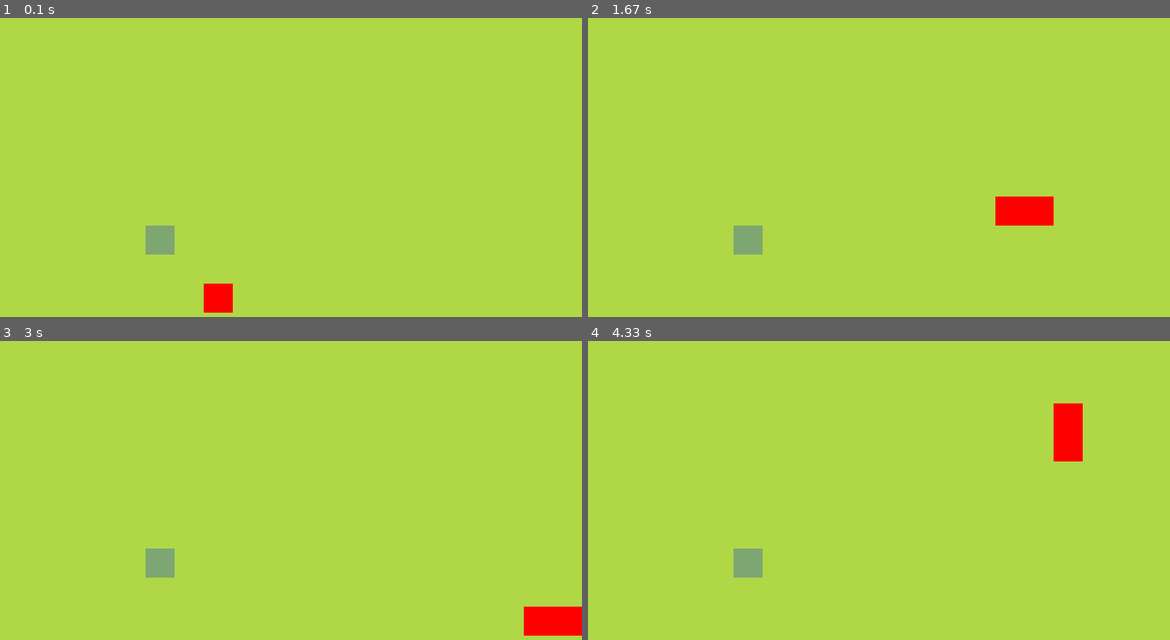
Above: before the commit, frames 1-4 (two rows, left to right).
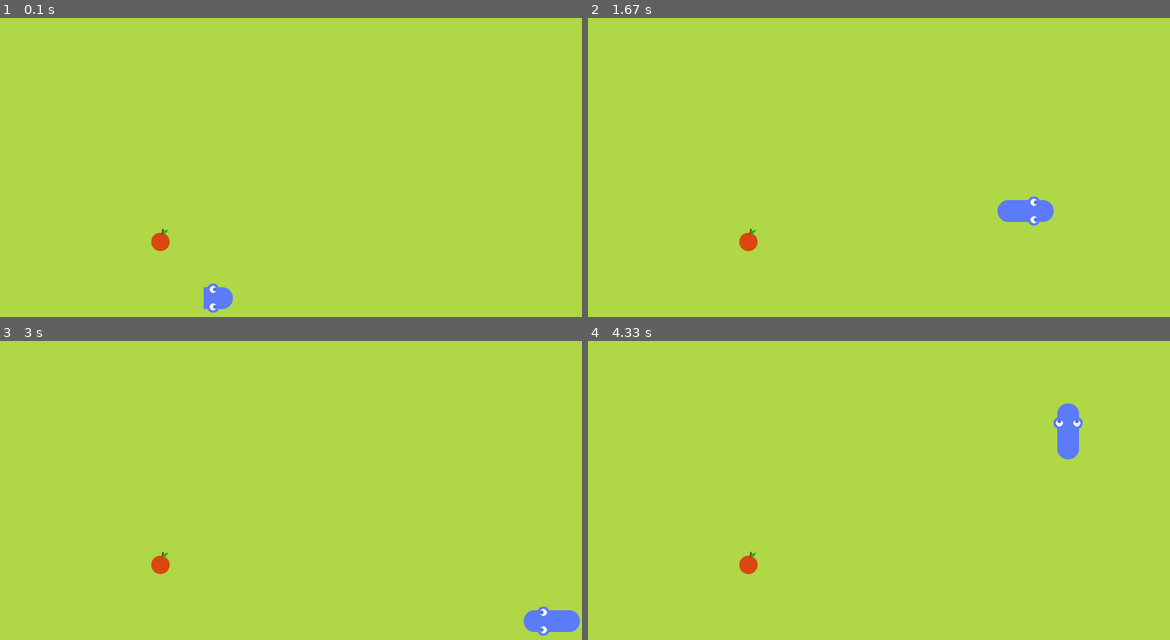
Above: after the commit, the same moments.

Repository: sean-d/pygame-snake
Game: pygame game, started from game.py
Two runs of this game, one before a commit and one after it. Both use one fixed random seed, a clock stepped at 60 frames per second and the inputs below.
Inputs:
- Up to frame 1 (0.1 s): no input
- Up to frame 2 (1.67 s): hold Right 0.33-0.8 s; hold Up 0.83-1.3 s; hold Right from 1.33 s (still down)
- Up to frame 3 (3 s): release Right at 1.8 s; hold Down 2.4-2.7 s; hold Left from 2.73 s (still down)
- Up to frame 4 (4.33 s): release Left at 3.13 s; hold Up 3.17-3.53 s; hold Down from 4.23 s (still down)

The runs differ from the first frame. In frame 1, 1.0% of the frame differs, in the area x 25-40%, y 69-99%; in frame 2, 1.5%, in the area x 25-80%, y 59-80%; in frame 3, 1.5%; in frame 4, 1.5%.

Commit message:
snake is pretty now. game is working. need to still make the bendy graphics work so it's not so choppy when turning

Diff:
--- a/game.py
+++ b/game.py
@@ -15,7 +15,7 @@
 
     def draw_fruit(self):
         fruit_rect = pygame.Rect(int(self.pos.x * cell_size), int(self.pos.y * cell_size), cell_size, cell_size)
-        pygame.draw.rect(screen, (126, 166, 114), fruit_rect)
+        screen.blit(fruit, fruit_rect)
 
     def new_fruit(self):
         self.x = random.randint(0, cell_number - 1)
@@ -26,21 +26,71 @@
 class SNAKE:
     def __init__(self):
         self.body = [Vector2(7, 10)]
+        self.head = pygame.image.load('Images/head_right.png').convert_alpha()
         self.direction = Vector2(1, 0)
         self.score = 0
+
+        self.head_up = pygame.image.load('Images/head_up.png').convert_alpha()
+        self.head_down = pygame.image.load('Images/head_down.png').convert_alpha()
+        self.head_right = pygame.image.load('Images/head_right.png').convert_alpha()
+        self.head_left = pygame.image.load('Images/head_left.png').convert_alpha()
+
+        self.tail_up = pygame.image.load('Images/tail_up.png').convert_alpha()
+        self.tail_down = pygame.image.load('Images/tail_down.png').convert_alpha()
+        self.tail_right = pygame.image.load('Images/tail_right.png').convert_alpha()
+        self.tail_left = pygame.image.load('Images/tail_left.png').convert_alpha()
+
+        self.body_vertical = pygame.image.load('Images/body_vertical.png').convert_alpha()
+        self.body_horizontal = pygame.image.load('Images/body_horizontal.png').convert_alpha()
+
+        self.body_tr = pygame.image.load('Images/body_tr.png').convert_alpha()
+        self.body_tl = pygame.image.load('Images/body_tl.png').convert_alpha()
+        self.body_br = pygame.image.load('Images/body_br.png').convert_alpha()
+        self.body_bl = pygame.image.load('Images/body_bl.png').convert_alpha()
 
     def add_block_to_snake(self):
         if len(self.body) >= 2:
             last_item = self.body[-1]
         else:
             last_item = self.body[:]
-        self.body.append(Vector2(last_item.x, last_item.y + 1))
+        self.body.append(Vector2(last_item.x, last_item.y))
+
+    def draw_head(self):
+        if self.direction == (1, 0):
+            self.head = self.head_right
+        if self.direction == (-1, 0):
+            self.head = self.head_left
+        if self.direction == (0, -1):
+            self.head = self.head_up
+        if self.direction == (0, 1):
+            self.head = self.head_down
 
     def draw_snake(self):
-        for block in self.body:
-            snake_body_rect = pygame.Rect(int(block.x * cell_size), int(block.y * cell_size), cell_size, cell_size)
-            pygame.draw.rect(screen, (255, 0, 0), snake_body_rect)
-            print(len(self.body))
+        self.draw_head()
+
+        for i, block in enumerate(self.body):
+            snake_rect = pygame.Rect(int(block.x * cell_size), int(block.y * cell_size), cell_size, cell_size)
+
+            if i == 0:
+                screen.blit(self.head, snake_rect)
+
+            elif not 0 <= i or not i == len(self.body) - 1:
+                if self.body[i].x < self.body[i - 1].x or self.body[i].x > self.body[i - 1].x:
+                    screen.blit(self.body_horizontal, snake_rect)
+                if self.body[i].y < self.body[i - 1].y or self.body[i].y > self.body[i - 1].y:
+                    screen.blit(self.body_vertical, snake_rect)
+            else:
+                if i == len(self.body) - 1:
+                    if self.body[i].x < self.body[i - 1].x:
+                        screen.blit(self.tail_left, snake_rect)
+                    if self.body[i].x > self.body[i - 1].x:
+                        screen.blit(self.tail_right, snake_rect)
+                    if self.body[i].y < self.body[i - 1].y:
+                        screen.blit(self.tail_up, snake_rect)
+                    if self.body[i].y > self.body[i - 1].y:
+                        screen.blit(self.tail_down, snake_rect)
+                else:
+                    pygame.draw.rect(screen, (255, 0, 0), snake_rect)
 
     def move_snake(self):
         if len(self.body) >= 2:
@@ -75,6 +125,7 @@
     def snake_eats_fruit(self):
         if self.fruit.pos == self.snake.body[0]:
             self.snake.score += 1
+            print("your score: {}".format(Game.snake.score))
             self.snake.add_block_to_snake()
             self.fruit.new_fruit()
 
@@ -87,6 +138,8 @@
 pygame.init()
 screen = pygame.display.set_mode((cell_size * cell_number, cell_size * cell_number))
 clock = pygame.time.Clock()
+fruit = pygame.image.load('Images/apple.png').convert_alpha()
+
 Game = GAME()
 
 SNAKE_IS_MOVING = pygame.USEREVENT
Binary file added: Images/apple.png
Binary file added: Images/body_bl.png
Binary file added: Images/body_br.png
Binary file added: Images/body_horizontal.png
Binary file added: Images/body_tl.png
Binary file added: Images/body_tr.png
Binary file added: Images/body_vertical.png
Binary file added: Images/head_down.png
Binary file added: Images/head_left.png
Binary file added: Images/head_right.png
Binary file added: Images/head_up.png
Binary file added: Images/tail_down.png
(and 4 more such lines)
